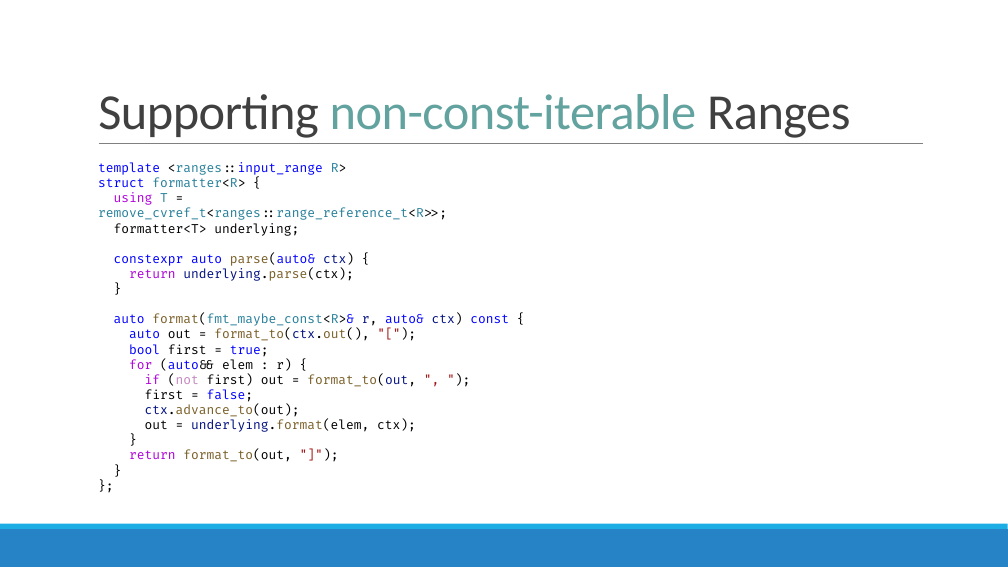
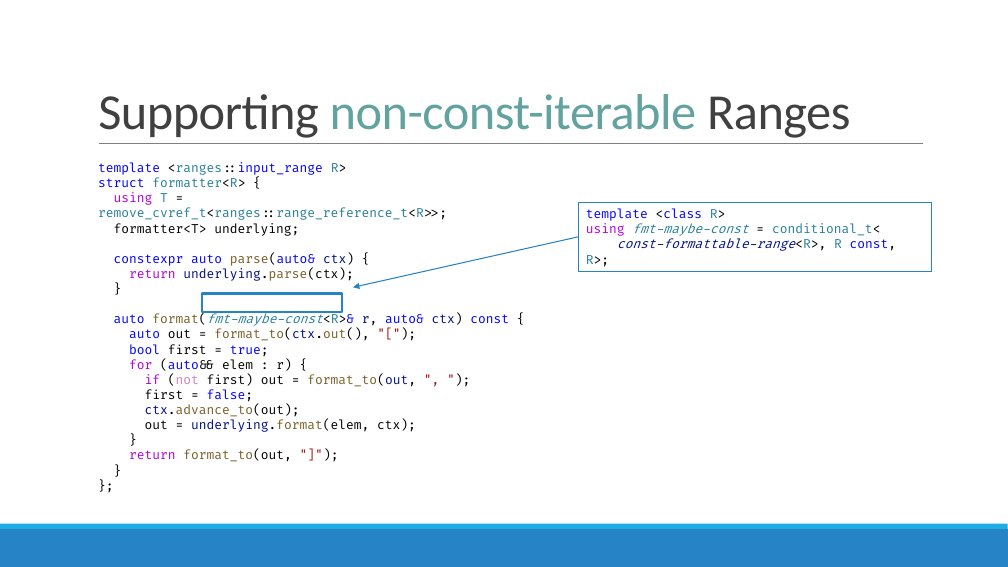
Before and after one commit to brevzin/cpp_proposals, a slide deck: slide 116 of talks/202209_cppcon/The Surprising Complexity of Formatting Ranges.pptx (slide 103 before the commit). Drawn at 1008x567 pixels with LibreOffice and Linux fonts; fonts in the diff are those of the drawing. Boxes give left, top, right and bottom in pixels: in the first picture for what was removed or moved away, otherwise in the second. Text is boxed around its words. In the diff, an @@ line names an element or a change of style, - is before the commit and + after.

```diff
--- a/talks/202209_cppcon/The Surprising Complexity of Formatting Ranges.pptx
+++ b/talks/202209_cppcon/The Surprising Complexity of Formatting Ranges.pptx
@@ rectangle added at <box>578,203,932,271</box>, outline #2683C6 0.75 pt, 12 pt, text #267F99 @@
+template <class R>
+using fmt-maybe-const = conditional_t<
+const-formattable-range<R>, R const, R>;
@@ arrow added from (578, 237) to (353, 287), #2683C6 1 pt @@
@@ rectangle added at <box>202,293,342,312</box>, outline #2683C6 2.25 pt @@
@@ text at <box>114,313,509,328</box>: text changed @@
-auto format(fmt_maybe_const<R>& r, auto& ctx) const {
+auto format(fmt-maybe-const<R>& r, auto& ctx) const {
```
Also in this commit, not shown: 59 other slides changed, 38 slides added, 11 slides removed.
